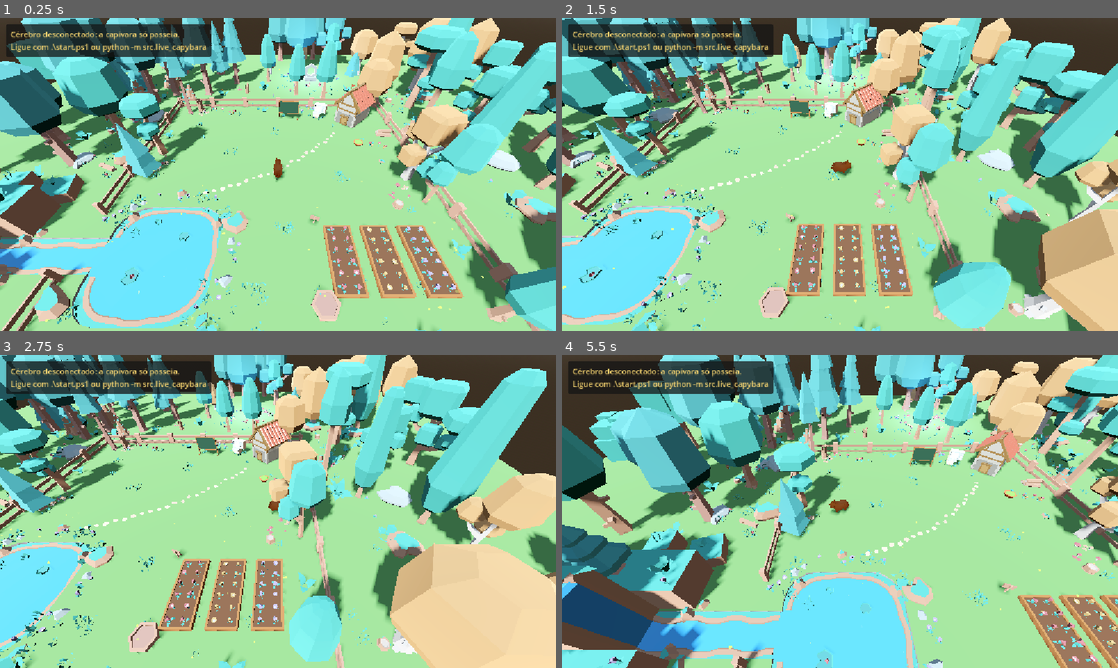
Above: before the commit, frames 1-4 (two rows, left to right).
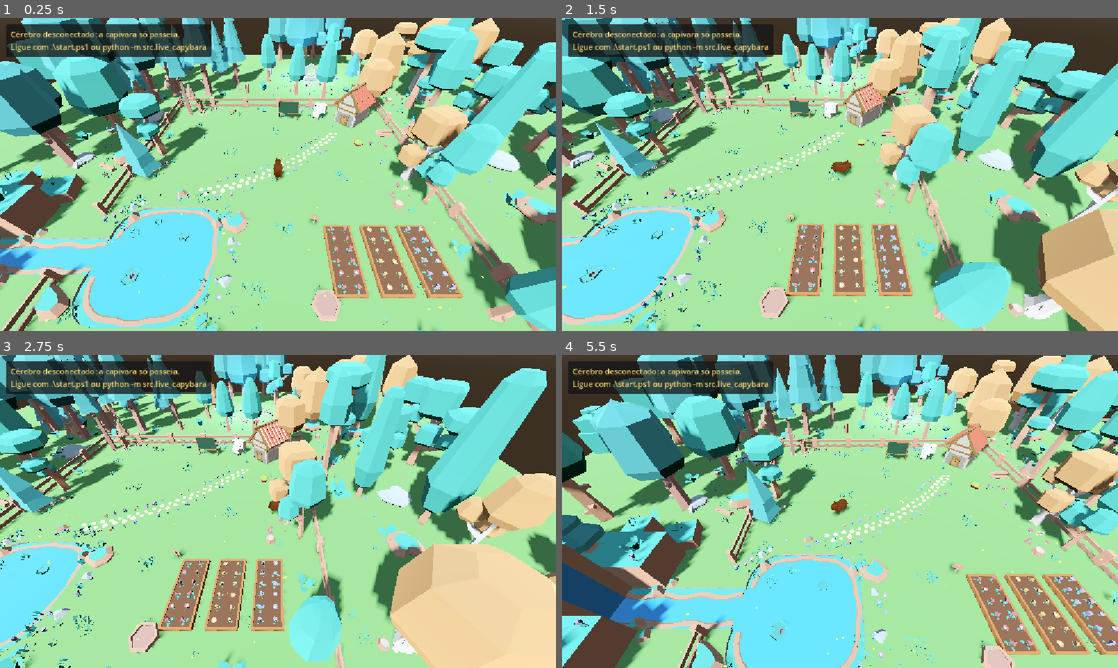
Above: after the commit, the same moments.

Repository: MatheusPatricioo/capivara-ia
Game: Godot game, scene res://scenes/world.tscn
Two runs of this game, one before a commit and one after it. Both use one fixed random seed, a clock stepped at 60 frames per second and the inputs below.
Inputs (mouse positions are in pixels of both pictures, inside the frame that each line leads up to):
- Up to frame 1 (0.25 s): no input
- Up to frame 2 (1.5 s): move the mouse to (962, 158) at 0.52 s; hold D (move_right) 0.53-1.28 s; hold Tab (toggle_control_mode) 0.53-1.28 s; click (962, 158) at 0.67 s; move the mouse to (728, 190) at 1.27 s; hold S (move_backward) from 1.28 s (still down); tap Tab (toggle_control_mode) at 1.35 s
- Up to frame 3 (2.75 s): move the mouse to (333, 442) at 2.02 s; release S (move_backward) at 2.03 s; hold D (move_right) from 2.03 s (still down); hold Tab (toggle_control_mode) from 2.03 s (still down)
- Up to frame 4 (5.5 s): move the mouse to (812, 574) at 2.77 s; release D (move_right) at 2.78 s; release Tab (toggle_control_mode) at 2.78 s; hold W (move_forward) 2.78-3.53 s; tap Tab (toggle_control_mode) at 2.85, 4.35 s; click (812, 574) at 2.92 s; move the mouse to (1006, 558) at 3.52 s; hold Tab (toggle_control_mode) 3.53-4.28 s; hold A (move_left) 3.53-5.03 s; move the mouse to (673, 464) at 4.27 s; move the mouse to (867, 511) at 5.02 s; hold S (move_backward) from 5.03 s (still down); hold Tab (toggle_control_mode) from 5.03 s (still down); click (867, 511) at 5.17 s

The runs differ from the first frame. In frame 1, 0.4% of the frame differs, in the area x 35-61%, y 36-58%; in frame 2, 0.4%; in frame 3, 0.4%; in frame 4, 59%, in the area x 0-100%, y 0-100%.

Commit message:
feat: lay the house-to-pond path in two rows of stones with a flower border, slow her walk and hide the emote

Diff:
--- a/world/scenes/capybara.tscn
+++ b/world/scenes/capybara.tscn
@@ -37,6 +37,7 @@
 
 [node name="Emote" type="Label3D" parent="."]
 position = Vector3(0, 1.35, 0)
+visible = false
 billboard = 1
 no_depth_test = true
 modulate = Color(1, 1, 1, 0)
--- a/world/scenes/world.tscn
+++ b/world/scenes/world.tscn
@@ -18,6 +18,7 @@
 [ext_resource type="Script" path="res://scripts/props/scatter_patch.gd" id="scatter_patch"]
 [ext_resource type="Script" path="res://scripts/props/flower_bed.gd" id="flower_bed"]
 [ext_resource type="Script" path="res://scripts/props/stepping_stones.gd" id="stepping_stones"]
+[ext_resource type="Script" path="res://scripts/props/path_flowers.gd" id="path_flowers"]
 [ext_resource type="PackedScene" path="res://assets/nature/Models/GLTF format/flower_purpleA.glb" id="kit_flower_purpleA"]
 [ext_resource type="PackedScene" path="res://assets/nature/Models/GLTF format/flower_purpleB.glb" id="kit_flower_purpleB"]
 [ext_resource type="PackedScene" path="res://assets/nature/Models/GLTF format/flower_purpleC.glb" id="kit_flower_purpleC"]
@@ -336,7 +337,16 @@
 position = Vector3(0, 0.005, 0)
 script = ExtResource("stepping_stones")
 path_points = PackedVector3Array(2.9, 0, -3, 2.2, 0, -2.2, 1.3, 0, -1.3, 0.3, 0, -0.5, -0.8, 0, 0.2, -1.9, 0, 0.7, -3, 0, 1)
+rows = 2
+side_jitter = 0.035
 random_seed = 41
+
+[node name="BorderFlowers" type="Node3D" parent="Nature/Inside/Path/HouseToPond"]
+script = ExtResource("path_flowers")
+models = Array[PackedScene]([ExtResource("kit_flower_yellowA"), ExtResource("kit_flower_yellowB"), ExtResource("kit_flower_yellowC"), ExtResource("kit_flower_purpleA"), ExtResource("kit_flower_purpleB"), ExtResource("kit_flower_purpleC")])
+spacing = 0.38
+gap_chance = 0.2
+random_seed = 43
 
 [node name="Garden" type="Node3D" parent="Nature/Inside"]
 
@@ -346,6 +356,7 @@
 script = ExtResource("flower_bed")
 size = Vector2(0.8, 2)
 rows = 2
+side_jitter = 0.035
 flowers_per_row = 6
 flower_models = Array[PackedScene]([ExtResource("kit_flower_redA"), ExtResource("kit_flower_redB"), ExtResource("kit_flower_redC")])
 random_seed = 31
@@ -356,6 +367,7 @@
 script = ExtResource("flower_bed")
 size = Vector2(0.8, 2)
 rows = 2
+side_jitter = 0.035
 flowers_per_row = 6
 flower_models = Array[PackedScene]([ExtResource("kit_flower_yellowA"), ExtResource("kit_flower_yellowB"), ExtResource("kit_flower_yellowC")])
 random_seed = 32
@@ -366,6 +378,7 @@
 script = ExtResource("flower_bed")
 size = Vector2(0.8, 2)
 rows = 2
+side_jitter = 0.035
 flowers_per_row = 6
 flower_models = Array[PackedScene]([ExtResource("kit_flower_purpleA"), ExtResource("kit_flower_purpleB"), ExtResource("kit_flower_purpleC")])
 random_seed = 33
--- a/world/scripts/capybara.gd
+++ b/world/scripts/capybara.gd
@@ -9,7 +9,7 @@
 ## Walking speed with the keyboard (manual mode), in meters per second.
 @export var manual_speed: float = 5.0
 ## Base walking speed when following a navigation path, in meters per second.
-@export var navigation_speed: float = 3.2
+@export var navigation_speed: float = 2.2
 ## How quickly the capybara speeds up, in m/s². Lower feels softer, like a cat starting to walk.
 @export var acceleration: float = 7.0
 ## How quickly the capybara slows down, in m/s².
--- a/world/scripts/capybara_feelings.gd
+++ b/world/scripts/capybara_feelings.gd
@@ -7,7 +7,7 @@
 ## Walking speed multiplier when she is as low as she gets (sad, apathetic).
 @export var low_pace: float = 0.65
 ## Walking speed multiplier when she is as lively as she gets (joy, flow).
-@export var lively_pace: float = 1.25
+@export var lively_pace: float = 1.1
 ## Rest multiplier when low: longer pauses between walks.
 @export var low_rest: float = 2.2
 ## Rest multiplier when lively: short, eager pauses.
--- a/world/scripts/capybara_wander.gd
+++ b/world/scripts/capybara_wander.gd
@@ -13,7 +13,7 @@
 ## Chance (0 to 1) that a walk is a trot instead of a calm stroll.
 @export var trot_chance: float = 0.3
 ## Speed multiplier used when trotting.
-@export var trot_speed_scale: float = 1.5
+@export var trot_speed_scale: float = 1.3
 ## How many random points to try before giving up until the next rest.
 @export var max_destination_attempts: int = 10
 ## How close the end of a path must be to the picked point to count as reachable.
--- /dev/null
+++ b/world/scripts/props/path_flowers.gd
@@ -0,0 +1,120 @@
+@tool
+class_name PathFlowers
+extends Node3D
+
+## Flowers along both edges of the SteppingStones path it is a child of, in small clumps
+## with gaps between them, like a border planted by hand rather than a straight hedge.
+## Flowers are MultiMesh copies with no collision; the seed is fixed, so the border looks
+## the same every time the world opens.
+
+## Each flower picks one of these models at random.
+@export var models: Array[PackedScene] = []:
+	set(value):
+		models = value
+		_rebuild()
+
+## Meters between two clumps along the path, on each side.
+@export var spacing: float = 0.45:
+	set(value):
+		spacing = maxf(value, 0.05)
+		_rebuild()
+
+## Distance from the path line to the clumps, in meters: a bit past the stones.
+@export var distance: float = 0.42:
+	set(value):
+		distance = maxf(value, 0.0)
+		_rebuild()
+
+@export var min_flowers_per_clump: int = 1:
+	set(value):
+		min_flowers_per_clump = maxi(value, 1)
+		_rebuild()
+
+@export var max_flowers_per_clump: int = 3:
+	set(value):
+		max_flowers_per_clump = maxi(value, 1)
+		_rebuild()
+
+## How far a flower may sit from the center of its clump, in meters.
+@export var clump_radius: float = 0.1:
+	set(value):
+		clump_radius = maxf(value, 0.0)
+		_rebuild()
+
+## Chance of leaving a spot empty, so the border breathes.
+@export_range(0.0, 0.9) var gap_chance: float = 0.25:
+	set(value):
+		gap_chance = value
+		_rebuild()
+
+## Meters left bare at each end, so the door and the pond edge stay clear.
+@export var bare_ends: float = 0.6:
+	set(value):
+		bare_ends = maxf(value, 0.0)
+		_rebuild()
+
+@export var min_scale: float = 0.7:
+	set(value):
+		min_scale = maxf(value, 0.01)
+		_rebuild()
+
+@export var max_scale: float = 1.0:
+	set(value):
+		max_scale = maxf(value, 0.01)
+		_rebuild()
+
+@export var random_seed: int = 1:
+	set(value):
+		random_seed = value
+		_rebuild()
+
+var _drawers: Array[MultiMeshInstance3D] = []
+
+
+func _ready() -> void:
+	_rebuild()
+
+
+func _rebuild() -> void:
+	if not is_node_ready():
+		return
+	_clear_drawers()
+	var path: SteppingStones = get_parent() as SteppingStones
+	if path == null or models.is_empty():
+		return
+	var random: RandomNumberGenerator = RandomNumberGenerator.new()
+	random.seed = random_seed
+	var copies_per_model: Array[Array] = []
+	for model_index: int in models.size():
+		var model_copies: Array[Transform3D] = []
+		copies_per_model.append(model_copies)
+	var frames: Array[Transform3D] = PathSampler.frames_along(path.path_points, spacing)
+	var bare_spots: int = ceili(bare_ends / spacing)
+	for frame_index: int in range(bare_spots, frames.size() - bare_spots):
+		for side: float in [-1.0, 1.0]:
+			if random.randf() < gap_chance:
+				continue
+			var clump_center: Vector3 = frames[frame_index].origin + frames[frame_index].basis.x * side * distance
+			for flower_index: int in random.randi_range(min_flowers_per_clump, max_flowers_per_clump):
+				var model_index: int = random.randi_range(0, models.size() - 1)
+				copies_per_model[model_index].append(_flower_transform(clump_center, random))
+	for model_index: int in models.size():
+		if models[model_index] != null:
+			_drawers.append_array(MultiMeshCopies.add_to(self, models[model_index], copies_per_model[model_index]))
+	for drawer: MultiMeshInstance3D in _drawers:
+		# Small flowers: their shadow is barely visible and costs a draw call per split.
+		drawer.cast_shadow = GeometryInstance3D.SHADOW_CASTING_SETTING_OFF
+
+
+func _flower_transform(clump_center: Vector3, random: RandomNumberGenerator) -> Transform3D:
+	var angle: float = random.randf_range(0.0, TAU)
+	var offset: Vector3 = Vector3(cos(angle), 0.0, sin(angle)) * random.randf_range(0.0, clump_radius)
+	var flower_scale: float = random.randf_range(min_scale, max_scale)
+	var flower_basis: Basis = Basis(Vector3.UP, random.randf_range(0.0, TAU)).scaled(Vector3.ONE * flower_scale)
+	return Transform3D(flower_basis, clump_center + offset)
+
+
+func _clear_drawers() -> void:
+	for drawer: MultiMeshInstance3D in _drawers:
+		drawer.queue_free()
+	_drawers.clear()
--- /dev/null
+++ b/world/scripts/props/path_sampler.gd
@@ -0,0 +1,33 @@
+class_name PathSampler
+extends RefCounted
+
+## Walks a path made of points (a polyline seen from above) and returns a spot every
+## spacing meters. Used by SteppingStones and PathFlowers, so both follow the same line.
+##
+## Each spot is a Transform3D: origin is the point on the line, basis.x points to the
+## right side of the path, basis.z points forward. Point heights are ignored.
+
+
+static func frames_along(points: PackedVector3Array, spacing: float, start_distance: float = 0.0) -> Array[Transform3D]:
+	var frames: Array[Transform3D] = []
+	if points.size() < 2 or spacing <= 0.0:
+		return frames
+	var distance_to_next_spot: float = start_distance
+	for segment_index: int in points.size() - 1:
+		var segment_start: Vector3 = _flat(points[segment_index])
+		var segment_end: Vector3 = _flat(points[segment_index + 1])
+		var segment_length: float = segment_start.distance_to(segment_end)
+		if segment_length <= 0.0:
+			continue
+		var direction: Vector3 = (segment_end - segment_start) / segment_length
+		var side: Vector3 = Vector3(-direction.z, 0.0, direction.x)
+		var walked: float = distance_to_next_spot
+		while walked <= segment_length:
+			frames.append(Transform3D(Basis(side, Vector3.UP, direction), segment_start + direction * walked))
+			walked += spacing
+		distance_to_next_spot = walked - segment_length
+	return frames
+
+
+static func _flat(point: Vector3) -> Vector3:
+	return Vector3(point.x, 0.0, point.z)
--- a/world/scripts/props/stepping_stones.gd
+++ b/world/scripts/props/stepping_stones.gd
@@ -5,6 +5,8 @@
 ## Small, flat, light stones laid along a path, drawn as one MultiMesh.
 ## Decoration only: there is no collision, so the capybara walks right over them.
 ## The path goes through path_points in order; a stone is placed every spacing meters.
+## With more than one row, the rows run side by side and are staggered by half a stone,
+## like a laid path, not two lines of soldiers.
 
 const STONE_THICKNESS: float = 0.04
 const STONE_SIDES: int = 7
@@ -36,6 +38,18 @@
 @export var side_jitter: float = 0.08:
 	set(value):
 		side_jitter = maxf(value, 0.0)
+		_rebuild()
+
+## How many rows of stones run side by side along the path.
+@export var rows: int = 1:
+	set(value):
+		rows = maxi(value, 1)
+		_rebuild()
+
+## Distance between the centers of two neighbor rows, in meters.
+@export var row_gap: float = 0.22:
+	set(value):
+		row_gap = maxf(value, 0.0)
 		_rebuild()
 
 @export var color: Color = Color(0.7, 0.63, 0.53):
@@ -72,29 +86,20 @@
 	add_child(_stones)
 
 
-## Walks the path and drops a stone every spacing meters, each one turned, sized and
-## shifted a little at random (with a fixed seed, so the path looks the same every time).
+## Walks the path once per row and drops a stone every spacing meters, each one turned,
+## sized and shifted a little at random (with a fixed seed, so the path looks the same
+## every time).
 func _stone_spots() -> Array[Transform3D]:
 	var spots: Array[Transform3D] = []
-	if path_points.size() < 2:
-		return spots
 	var random: RandomNumberGenerator = RandomNumberGenerator.new()
 	random.seed = random_seed
-	var distance_to_next_stone: float = 0.0
-	for segment_index: int in path_points.size() - 1:
-		var segment_start: Vector3 = _flat(path_points[segment_index])
-		var segment_end: Vector3 = _flat(path_points[segment_index + 1])
-		var segment_length: float = segment_start.distance_to(segment_end)
-		if segment_length <= 0.0:
-			continue
-		var direction: Vector3 = (segment_end - segment_start) / segment_length
-		var side: Vector3 = Vector3(-direction.z, 0.0, direction.x)
-		var walked: float = distance_to_next_stone
-		while walked <= segment_length:
-			var center: Vector3 = segment_start + direction * walked + side * random.randf_range(-side_jitter, side_jitter)
-			spots.append(_stone_transform(center, random))
-			walked += spacing
-		distance_to_next_stone = walked - segment_length
+	for row_index: int in rows:
+		# Rows are centered on the path line; every other row starts half a stone later.
+		var row_offset: float = (row_index - (rows - 1) / 2.0) * row_gap
+		var stagger: float = spacing / 2.0 if row_index % 2 == 1 else 0.0
+		for frame: Transform3D in PathSampler.frames_along(path_points, spacing, stagger):
+			var sideways: float = row_offset + random.randf_range(-side_jitter, side_jitter)
+			spots.append(_stone_transform(frame.origin + frame.basis.x * sideways, random))
 	return spots
 
 
@@ -136,7 +141,3 @@
 	stone_mesh.rings = 1
 	stone_mesh.material = material
 	return stone_mesh
-
-
-static func _flat(point: Vector3) -> Vector3:
-	return Vector3(point.x, 0.0, point.z)
Not shown, added: world/scripts/capybara_emote.gd.uid
Not shown, added: world/scripts/capybara_feelings.gd.uid
Not shown, added: world/scripts/props/path_flowers.gd.uid
Not shown, added: world/scripts/props/path_sampler.gd.uid
